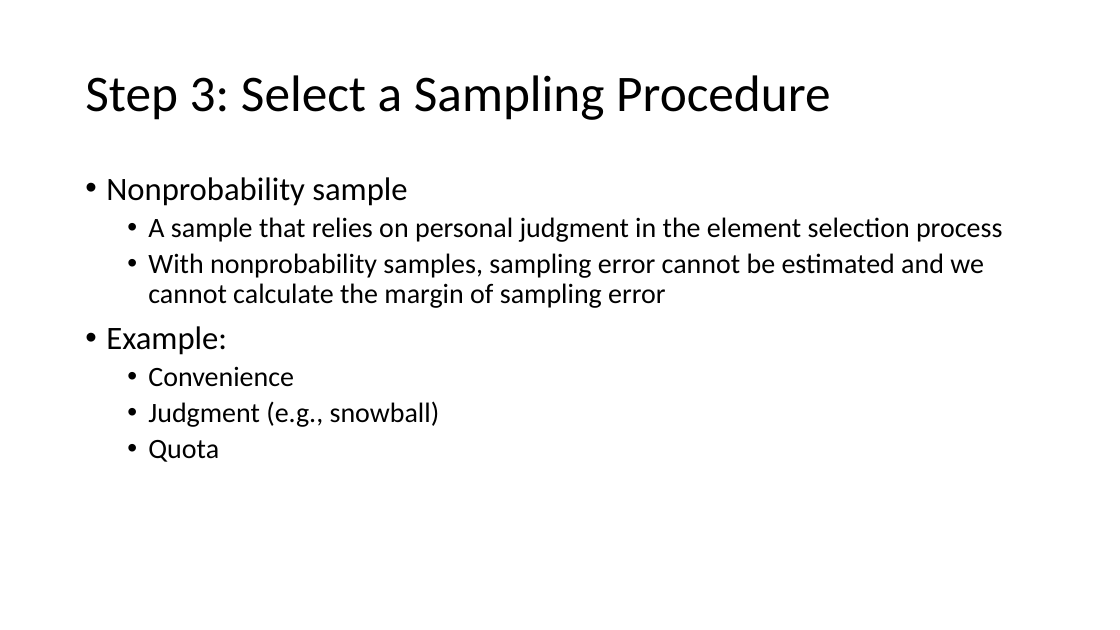
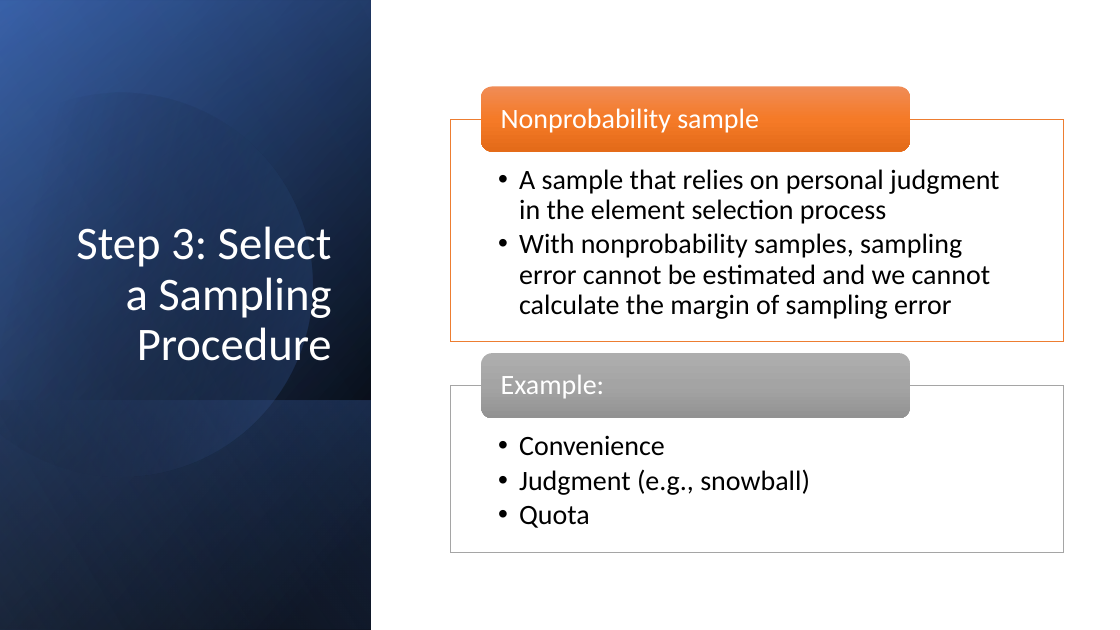
Before and after one commit to mikenguyen13/mar4050, a slide deck: slide 9 of lectures/7/Developing the sampling plan.pptx. Drawn at 1120x630 pixels with LibreOffice and Linux fonts; fonts in the diff are those of the drawing. Boxes give left, top, right and bottom in pixels: in the first picture for what was removed or moved away, otherwise in the second. Text is boxed around its words. In the diff, an @@ line names an element or a change of style, - is before the commit and + after.

```diff
--- a/lectures/7/Developing the sampling plan.pptx
+++ b/lectures/7/Developing the sampling plan.pptx
@@ rectangle added at [0,0,371,630], fill gradient #000000 to #2F5597 @@
@@ rectangle added at [0,1,371,630], fill gradient #000000 to #4472C4 @@
@@ rectangle added at [0,0,371,630], fill gradient #000000 to #8FAADC @@
@@ freeform shape added at [0,47,359,515], fill gradient #000000 to #4472C4 @@
@@ text "A sample that relies on ...": place and size @@
-text "A sample that relies on ..." at [106,177,1002,462]
+text "A sample that relies on ..." at [519,169,999,319]
@@ text "A sample that relies on ..." at [519,169,999,319]: indent changed; less space between paragraphs @@
@@ title "Step 3: Select a Sampling ...": place and size @@
-title "Step 3: Select a Sampling ..." at [85,75,830,120]
+title "Step 3: Select a Sampling ..." at [76,226,332,361]
@@ title "Step 3: Select a Sampling ..." at [76,226,332,361]: size 44 to 40 pt, text colour #000000 to #FFFFFF; alignment left to right; vertical alignment middle to bottom @@
@@ text at [106,177,407,206]: paragraph removed @@
-• Nonprobability sample
@@ text at [106,326,440,462]: paragraphs removed @@
-• Example:
-  • Convenience
-  • Judgment (e.g., snowball)
-  • Quota
@@ group added at [450,87,1063,552]: 3 texts, 2 rectangles, 2 rounded rectangles @@
+Nonprobability sample
+  • Convenience
+  • Judgment (e.g., snowball)
+  • Quota
+Example:
@@ rectangle added at [0,400,371,630], fill gradient #4472C4 to #000000 @@
```
Also in this commit, not shown: 6 other slides changed, 7 other files.
